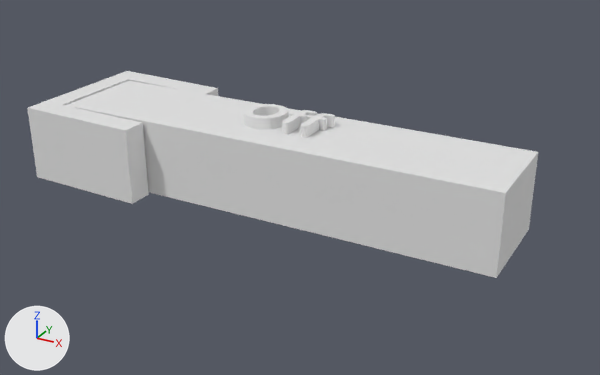
The FBX model Production/Imagination/Assets/3DModels/Menus/Buttons/Audio Settings/OffButton-Selected.FBX, before and after one commit.
The view is the same before and after, from a 50 mm lens placed at (3.16, -5.48, 2.88), pointed at (0.16, -0.02, 0.15). Arrows for +X, +Y and +Z are at lower left; the lights stay in place. Where no turn or scale is listed for an object, it has been applied to the vertices.

The first picture shows 'Box040', 'Part 2 - Text', 'Select - Left'.
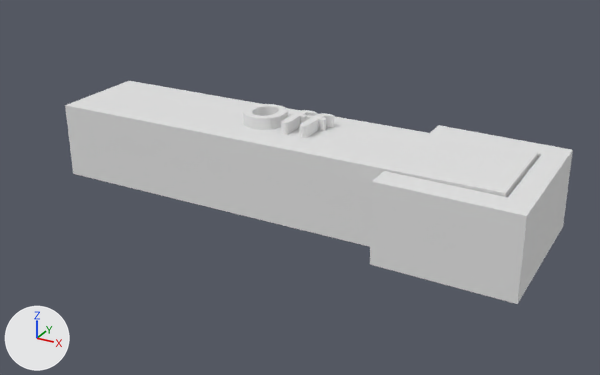
Changed parts and their boxes (x1, y1, x2, y2) in the pictures (600 x 375 px):
'Select - Right', added
    after: (370, 125, 573, 304)
'Select - Left', deleted
    before: (27, 71, 218, 204)
'Part 2 - Text', moved
    before: (244, 104, 335, 138)
    after: (243, 104, 334, 138)

What changed in the scene script:
```text
Add me_mesh_002_1:
    me_mesh_002_1.from_pydata([(0.533, -0.659, -0.008), (-0.533, -0.659, 0.008), (0.533, 0.659, -0.008), (-0.533, 0.659, 0.008), (0.542, -0.659, -0.65), (-0.523, -0.659, -0.634), (0.542, 0.659, -0.65), (-0.523, 0.659, -0.634), (0.35, -0.443, -0.005), (-0.533, -0.443, 0.008), (-0.523, -0.443, -0.634), (0.35, -0.443, -0.647), (-0.523, 0.443, -0.634), (-0.533, 0.443, 0.008), (0.35, 0.443, -0.647), (0.35, 0.443, -0.005)], [], [(0, 1, 5, 4), (1, 9, 10, 5), (3, 2, 6, 7), (2, 0, 4, 6), (13, 3, 7, 12), (2, 15, 8, 0), (12, 7, 6, 14), (14, 11, 8, 15), (12, 14, 15, 13), (11, 10, 9, 8), (2, 3, 13, 15), (8, 9, 1, 0), (4, 5, 10, 11), (6, 4, 11, 14)])
Change ob_part_2___text:
    ob_part_2___text.location: (0.001, -0.139, 0.604) -> (0.0, -0.147, 0.606)
Remove ob_select___left:
    ob_select___left = bpy.data.objects.new('Select - Left', me_mesh_002)
    ob_select___left.location = (-1.605, 0.0, 0.0)
Add ob_select___right:
    ob_select___right = bpy.data.objects.new('Select - Right', me_mesh_002_1)
    ob_select___right.location = (1.603, 0.0, 0.626)
```
